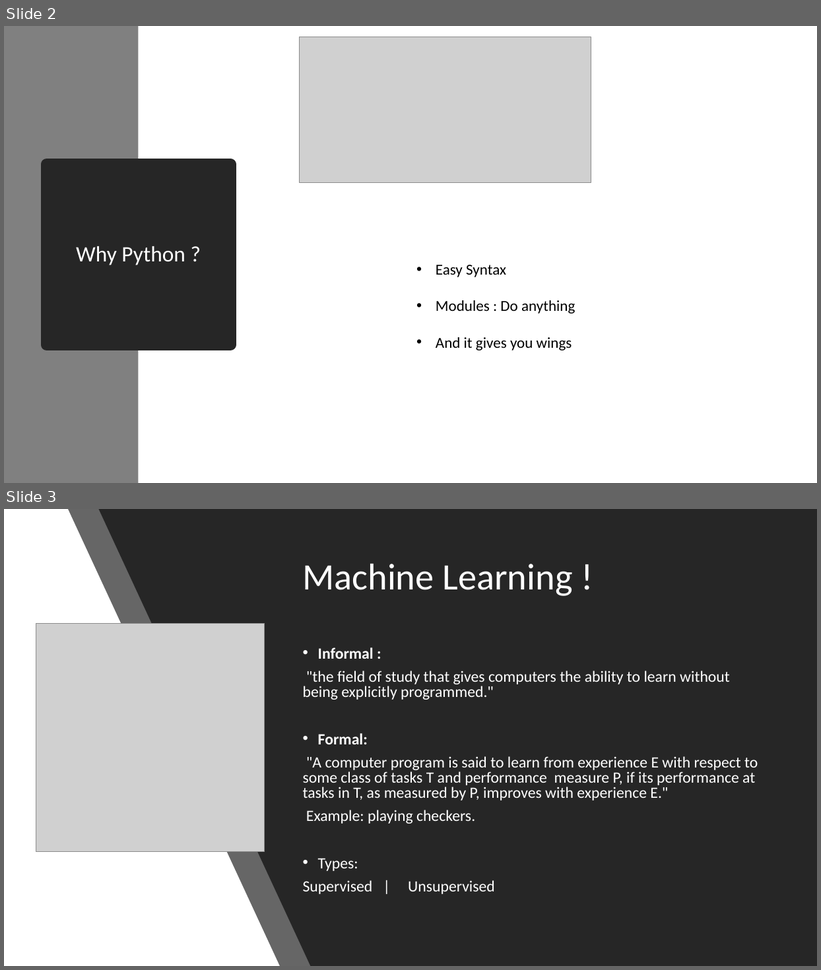
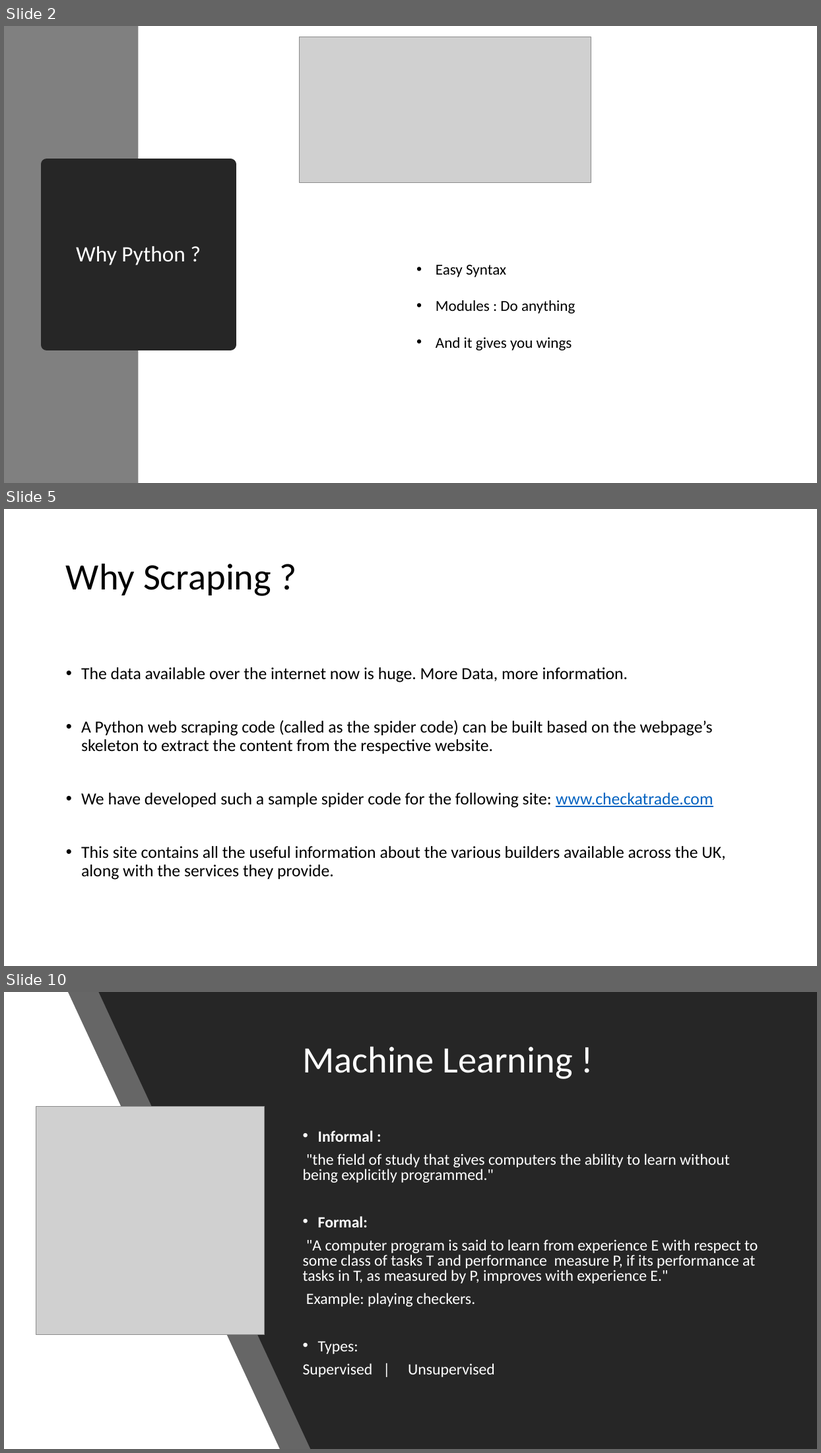
Before and after one commit to VarunAravinth/machine-learning-using-python, a slide deck: machine-learning-using-python/Machine Learning with Python.pptx. Shown one above the other, each under a label of ours: slides 2 and 3 before the commit, slides 2, 5 and 10 after it; the slides between them are not shown. The pictures are 821x970 and 821x1453 pixels, drawn with LibreOffice and Linux fonts; fonts in the diff are those of the drawing; grey boxes stand for pictures. Boxes give left, top, right and bottom in pixels: in the first picture for what was removed or moved away, otherwise in the second. Text is boxed around its words. In the diff, an @@ line names an element or a change of style, - is before the commit and + after.

Commit message:
web scraping slides added

```diff
--- a/machine-learning-using-python/Machine Learning with Python.pptx
+++ b/machine-learning-using-python/Machine Learning with Python.pptx
@@ slide 5 added at box(4, 509, 817, 966), background #FFFFFF @@
@@ title added at box(66, 563, 271, 596), 44 pt, text #000000 @@
+Why Scraping ?
@@ text added at box(81, 667, 725, 880), 20 pt, text #000000 @@
+• The data available over the internet now is huge. More Data, more information.
+• A Python web scraping code (called as the spider code) can be built based on the webpage’s skeleton to extract the content from the respective website.
+• We have developed such a sample spider code for the following site: www.checkatrade.com
+• This site contains all the useful information about the various builders available across the UK, along with the services they provide.
@@ what was slide 3 is now slide 10 @@
```
Also in this commit, not shown: 2 slides changed, 7 other slides added.
